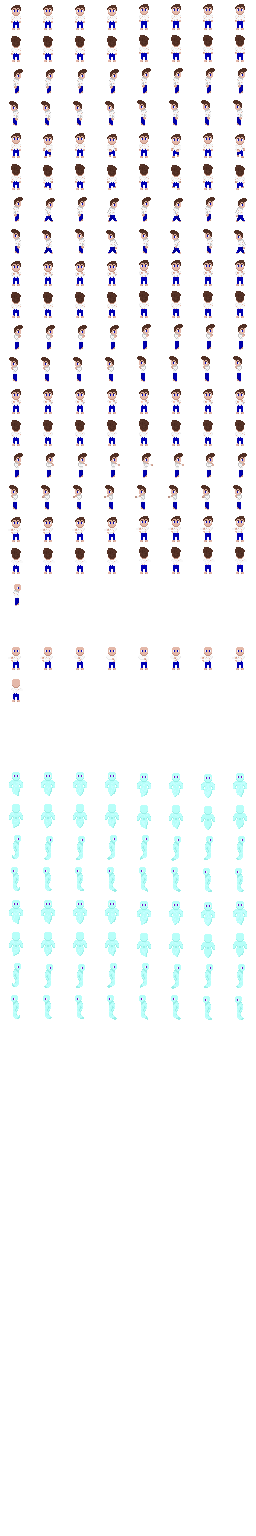
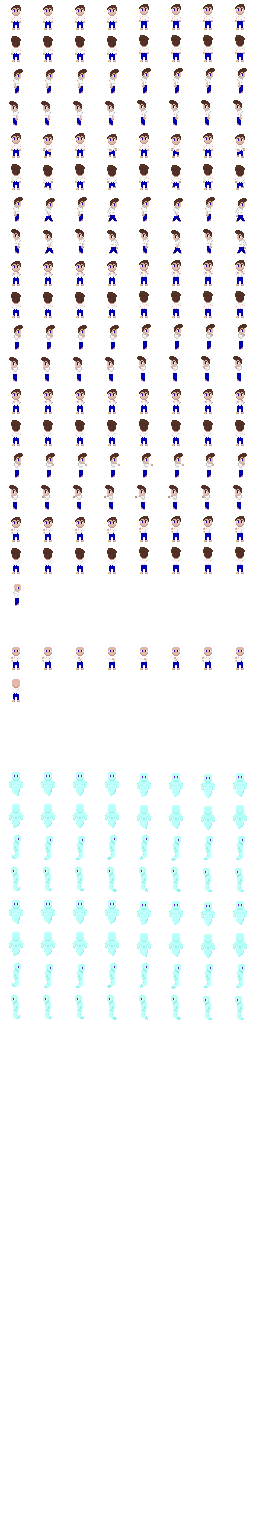
Layer changes from the first 256 × 1536 image to the second:
painted on "Ebene" over [42, 230, 244, 238]
painted on "Player.png" over [44, 233, 247, 254]
